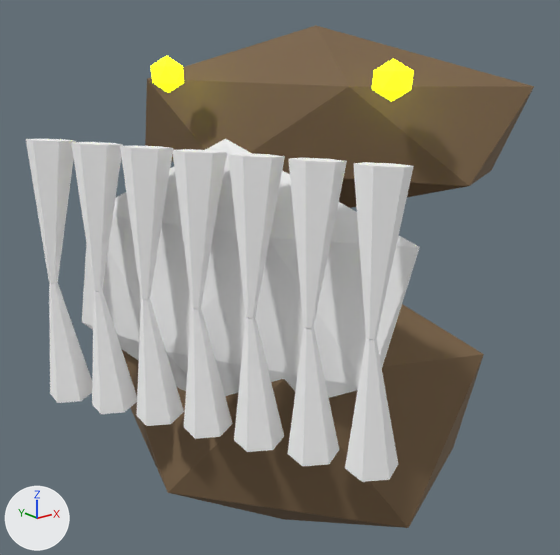
What one commit did to the glTF model GameData/Visuals/DemonFighter/mimic.glb.
Rendered twice from a 50 mm camera at (1.14, -2.3, 2.25) aimed at (2.97, -0.01, 1.33). Every picture has the same lights, and +X, +Y and +Z are marked at lower left. The picture after the commit comes second. Where no turn or scale is listed for an object, it has been applied to the vertices.

Names of what the first picture shows: 'Chest body', 'Eye.056', 'Eye.057', 'Maw', 'Open lid', 'Tooth.006', 'Tooth.008', 'Tooth.010', 'Tooth.012', 'Tooth.014', 'Tooth.015', 'Tooth.016', 'Tooth.017', 'Tooth.018' and 5 more.
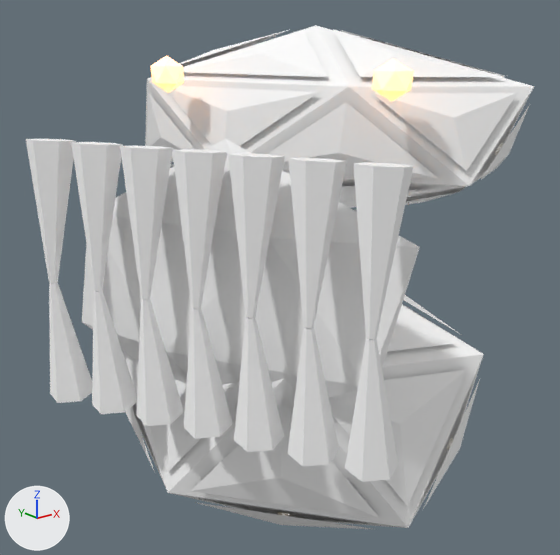
Changed parts and their boxes [x1, y1, x2, y2] in the pictures (560 x 555 px):
'Open lid', recoloured (brown to white)
    both: [145, 25, 534, 208]
'Chest body', recoloured (brown to white)
    both: [122, 304, 484, 528]
'Layered Open lid', added
    after: [147, 29, 529, 211]
'Layered Chest body', added
    after: [123, 295, 480, 530]
'Eye.057', recoloured (lighter)
    both: [372, 58, 414, 102]
'Eye.056', recoloured (lighter)
    both: [151, 55, 184, 93]

Edits to the bpy script that builds the scene:
```text
Change mat_dead_bark:
    mat_dead_bark.base_color: (0.19, 0.12, 0.06) -> (1.0, 1.0, 1.0)  # brown #796145 -> white #ffffff
Change mat_sulfur_fire:
    mat_sulfur_fire.base_color: (0.8, 1.0, 0.005) -> (1.0, 1.0, 1.0)  # yellow #e7ff10 -> white #ffffff
    mat_sulfur_fire.emission_color: (0.8, 1.0, 0.005) -> (1.0, 0.37, 0.045)  # yellow #e7ff10 -> orange #ffa43c
Add me_layered_open_lid:
    me_layered_open_lid.from_pydata(...)  # 80 vertices, 60 faces; spans x 2.79..3.72, y -0.64..0.88, z 1.53..2.27
    me_layered_open_lid.materials.append(mat_dead_bark)  # white #ffffff
Add me_layered_chest_body:
    me_layered_chest_body.from_pydata(...)  # 80 vertices, 60 faces; spans x 2.431..3.569, y -0.725..0.725, z 0.237..1.463
    me_layered_chest_body.materials.append(mat_dead_bark)  # white #ffffff
Add ob_layered_open_lid:
    ob_layered_open_lid = bpy.data.objects.new('Layered Open lid', me_layered_open_lid)
    ob_layered_open_lid.location = (0.0, 0.0, 0.0)
Add ob_layered_chest_body:
    ob_layered_chest_body = bpy.data.objects.new('Layered Chest body', me_layered_chest_body)
    ob_layered_chest_body.location = (0.0, 0.0, 0.0)
```
